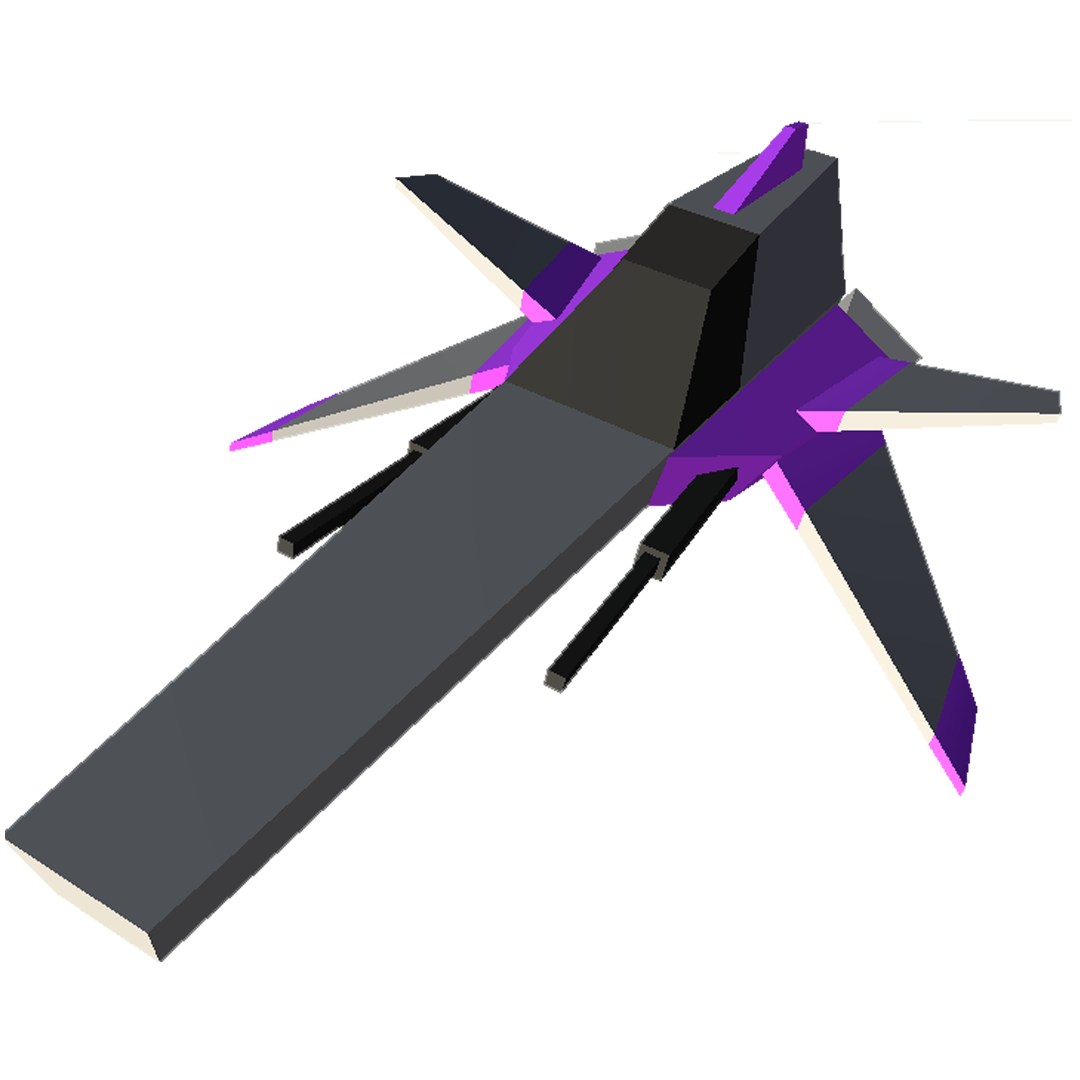
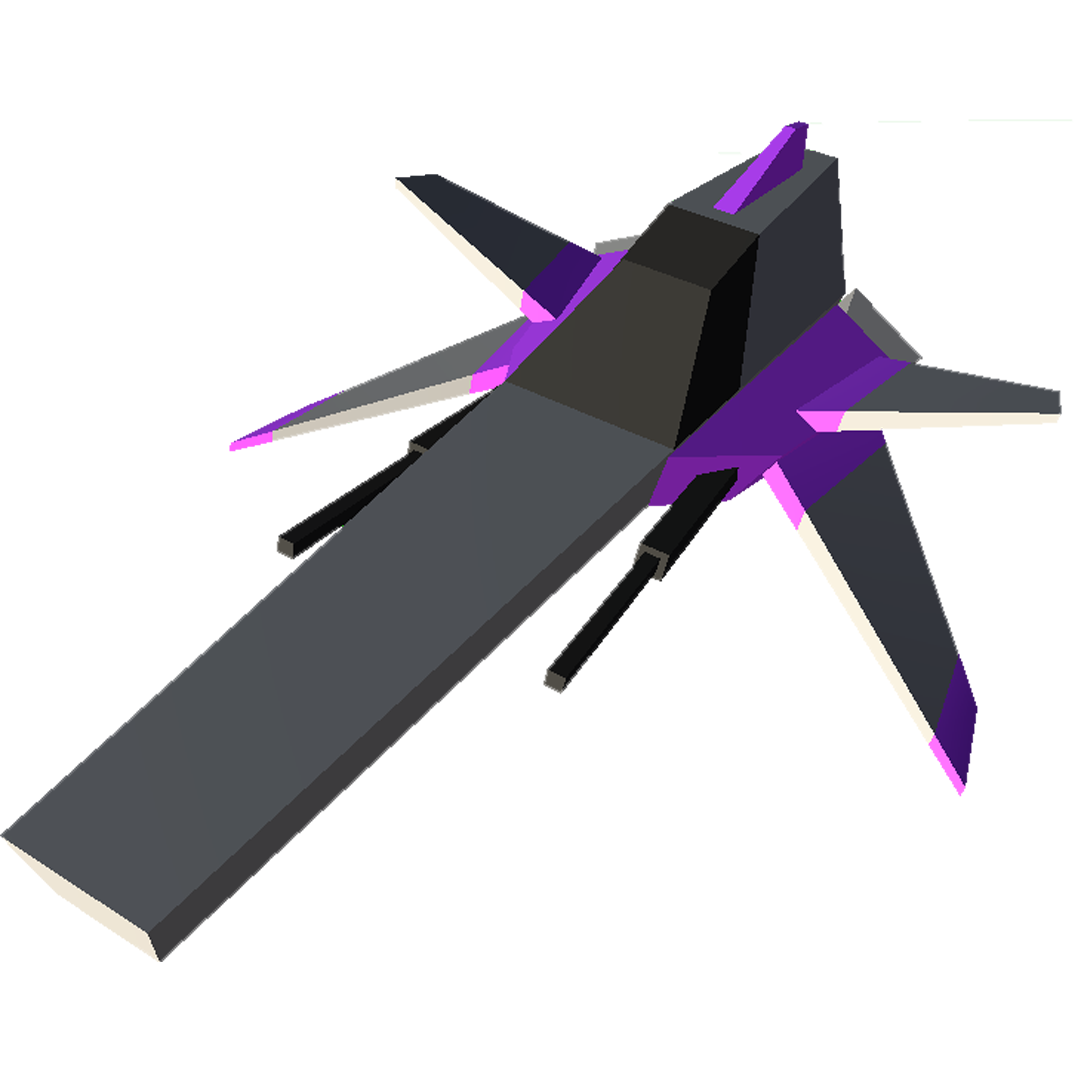
Before/after of a 1080px x 1080px layered artwork. What changed in the layer stack:
"Layer 2": opacity 100% → 1% over [0, 830, 5, 841]
